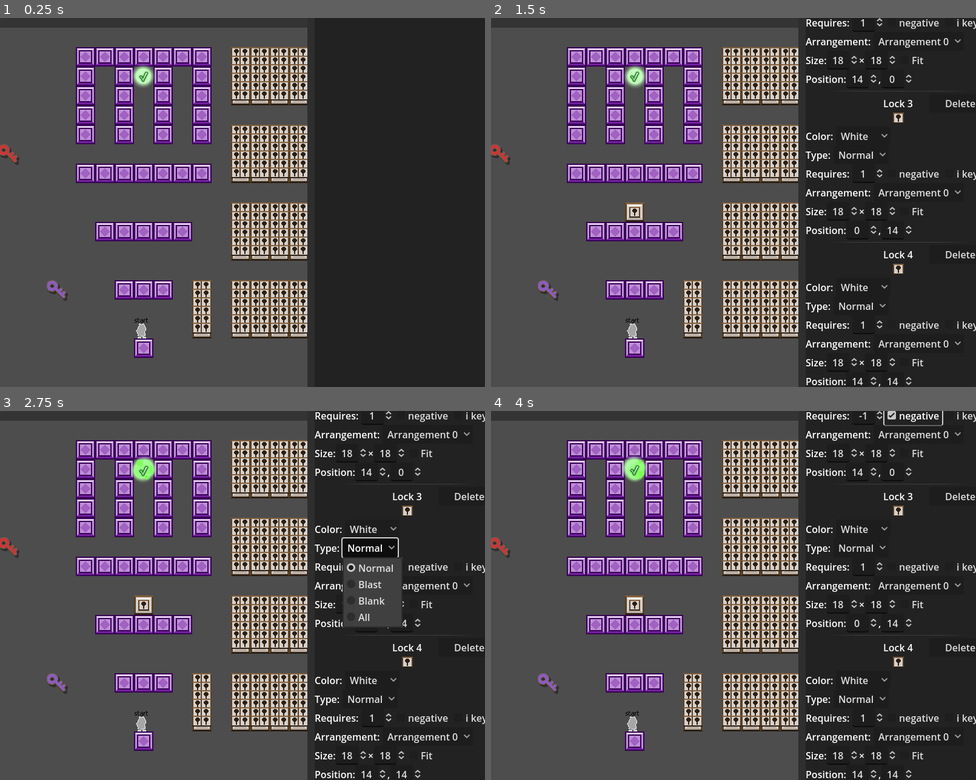
Above: before the commit, frames 1-4 (two rows, left to right).
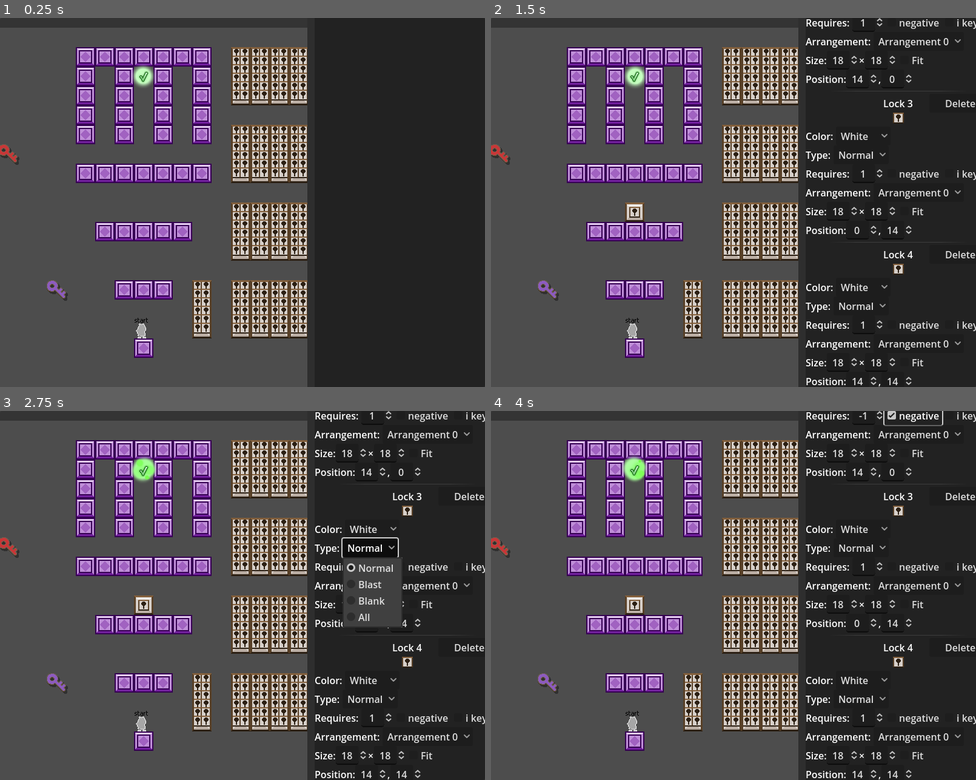
Above: after the commit, the same moments.

Repository: L4Vo5/i-wanna-lockpick-editor
Game: Godot game, scene res://editor/editor.tscn
Same seed, same stepped clock (60 frames per second), same inputs: the game is played once before the commit and once after it.
Inputs (mouse positions are in pixels of both pictures, inside the frame that each line leads up to):
- Up to frame 1 (0.25 s): no input
- Up to frame 2 (1.5 s): tap Enter at 0.5 s; move the mouse to (636, 213) at 0.52 s; hold Right (right) 0.53-1.28 s; hold X (master) 0.53-1.28 s; click (636, 213) at 0.67 s; tap Shift (jump) at 0.77 s; tap R (restart) at 1.25 s; move the mouse to (733, 77) at 1.27 s; hold Left (left) from 1.28 s (still down); tap Up (fast) at 1.35 s; click (733, 77) at 1.42 s
- Up to frame 3 (2.75 s): tap Shift (jump) at 1.52 s; tap X (master) at 1.55 s; release Left (left) at 2 s; click "Normal" at 2 s
- Up to frame 4 (4 s): click "Normal" at 2.75 s; click "negative" at 3.5 s

The runs differ from the first frame. In frame 1, 0.8% of the frame differs, in the area x 39-64%, y 8-86%; in frame 2, 0.8%; in frame 3, 0.8%; in frame 4, 0.8%.
Error in both runs: Cannot call method 'get_16' on a null value. (res://misc/SaveLoad.gd:38)

Commit message:
Some perf improvements already

Diff:
--- a/level_elements/doors_locks/door.gd
+++ b/level_elements/doors_locks/door.gd
@@ -23,18 +23,6 @@
 		_connect_door_data()
 @export var ignore_collisions := false
 
-@onready var color_light: NinePatchRect = %ColorLight
-@onready var color_mid: NinePatchRect = %ColorMid
-@onready var color_dark: NinePatchRect = %ColorDark
-@onready var special_anim: Sprite2D = %SpecialAnim # master and pure
-@onready var stone_texture: TextureRect = %StoneTexture
-@onready var glitch: Control = %Glitch
-
-@onready var frame_light: NinePatchRect = %FrameLight
-@onready var frame_mid: NinePatchRect = %FrameMid
-@onready var frame_dark: NinePatchRect = %FrameDark
-
-
 @onready var static_body := %StaticBody2D as StaticBody2D
 @onready var lock_holder := %LockHolder as Control
 
@@ -49,9 +37,12 @@
 var using_i_view_colors := false
 var level: Level = null
 
+
 var is_ready := false
 func _ready() -> void:
 	assert(PerfManager.start("Door::_ready"))
+	_create_canvas_items()
+
 	is_ready = true
 	static_body.disable_mode = CollisionObject2D.DISABLE_MODE_REMOVE
 	copies.minimum_size_changed.connect(position_copies)
@@ -65,6 +56,10 @@
 	connect_level()
 	assert(PerfManager.end("Door::_ready"))
 
+func _notification(what: int) -> void:
+	if what == NOTIFICATION_PREDELETE:
+		_destroy_canvas_items()
+
 func _connect_door_data() -> void:
 	if not is_instance_valid(door_data): return
 	# TODO: Don't be lazy lol. locks are hard to create so this might suck for editor performance
@@ -85,7 +80,8 @@
 		_on_changed_glitch_color()
 
 func _physics_process(_delta: float) -> void:
-	special_anim.frame = floori(Global.time / Rendering.SPECIAL_ANIM_SPEED) % special_anim.hframes * special_anim.vframes
+	# TODO: not every frame (done for the gold/pure anims)
+	_draw_base()
 
 	if not is_instance_valid(door_data): return
 	var text := ""
@@ -100,10 +96,16 @@
 		# the event should be accepted on the signal receiver's side
 
 var update_everything_count := 0
-
 func update_everything() -> void:
 	if not is_instance_valid(door_data): return
 	assert(PerfManager.start(&"Door::update_everything"))
+#	for child in get_children():
+#		if child.has_method("hide"):
+#			child.hide()
+
+	_draw_base()
+	_draw_frame()
+
 	update_everything_count += 1
 #	if door_data.locks.size() == 2 and not Global.in_editor:
 #		if Global.has_meta("who"):
@@ -164,9 +166,10 @@
 	if not is_instance_valid(door_data): return
 	if not using_i_view_colors: return
 	var hue := fmod((Global.physics_step * 0.75) / 255.0, 1.0)
-	frame_light.modulate = Color.from_hsv(hue, Rendering.frame_s_v[1][0], Rendering.frame_s_v[1][1])
-	frame_mid.modulate = Color.from_hsv(hue, Rendering.frame_s_v[0][0], Rendering.frame_s_v[0][1])
-	frame_dark.modulate = Color.from_hsv(hue, Rendering.frame_s_v[2][0], Rendering.frame_s_v[2][1])
+	assert(false, "todo")
+#	frame_light.modulate = Color.from_hsv(hue, Rendering.frame_s_v[1][0], Rendering.frame_s_v[1][1])
+#	frame_mid.modulate = Color.from_hsv(hue, Rendering.frame_s_v[0][0], Rendering.frame_s_v[0][1])
+#	frame_dark.modulate = Color.from_hsv(hue, Rendering.frame_s_v[2][0], Rendering.frame_s_v[2][1])
 
 func update_textures() -> void:
 	if not is_instance_valid(door_data): return
@@ -174,58 +177,7 @@
 	size = door_data.size
 	position_copies()
 	static_body.scale = size
-	var frame_palette = Rendering.frame_colors[Enums.sign.positive if door_data.amount.real_part >= 0 else Enums.sign.negative]
-	frame_light.modulate = frame_palette[1]
-	frame_mid.modulate = frame_palette[0]
-	frame_dark.modulate = frame_palette[2]
 	i_view_colors()
-
-	color_light.hide()
-	color_mid.hide()
-	color_dark.hide()
-	special_anim.hide()
-	stone_texture.hide()
-	glitch.hide()
-
-	var used_color := door_data.outer_color
-	if door_data.get_curse(Enums.curse.brown):
-		used_color = Enums.colors.brown
-
-	if used_color == Enums.colors.glitch:
-		glitch.show()
-		if door_data.glitch_color == Enums.colors.glitch:
-			glitch.texture = preload("res://level_elements/doors_locks/textures/glitch_door.png")
-			return
-		else:
-			used_color = door_data.glitch_color
-			glitch.texture = preload("res://level_elements/doors_locks/textures/glitch_door_2.png")
-			if used_color in [Enums.colors.master, Enums.colors.pure]:
-				special_anim.show()
-				special_anim.hframes = 1
-				special_anim.scale = size / Vector2(1,58)
-				special_anim.texture = {
-					Enums.colors.master: preload("res://level_elements/doors_locks/textures/gold_glitch_door.png"),
-					Enums.colors.pure: preload("res://level_elements/doors_locks/textures/pure_glitch_door.png")
-				}[used_color]
-				return
-
-	if used_color in [Enums.colors.master, Enums.colors.pure]:
-		special_anim.show()
-		special_anim.scale = size / Vector2(1,64)
-		special_anim.hframes = 4
-		special_anim.texture = {
-			Enums.colors.master: preload("res://level_elements/doors_locks/textures/gold_gradient.png"),
-			Enums.colors.pure: preload("res://level_elements/doors_locks/textures/pure_gradient.png")
-		}[used_color]
-	elif used_color == Enums.colors.stone:
-		stone_texture.show()
-	else: # most colors
-		color_light.show()
-		color_mid.show()
-		color_dark.show()
-		color_light.modulate = Rendering.color_colors[used_color][1]
-		color_mid.modulate = Rendering.color_colors[used_color][0]
-		color_dark.modulate = Rendering.color_colors[used_color][2]
 
 func update_locks() -> void:
 	if not is_instance_valid(door_data): return
@@ -326,3 +278,112 @@
 			else:
 				level.add_debris_child(debris)
 			timer.start(20)
+
+func _create_canvas_items() -> void:
+	door_base = RenderingServer.canvas_item_create()
+	RenderingServer.canvas_item_set_parent(door_base, get_canvas_item())
+	RenderingServer.canvas_item_set_draw_index(door_base, 0)
+	door_glitch = RenderingServer.canvas_item_create()
+	RenderingServer.canvas_item_set_parent(door_glitch, get_canvas_item())
+	RenderingServer.canvas_item_set_draw_index(door_glitch, 1)
+	door_frame = RenderingServer.canvas_item_create()
+	RenderingServer.canvas_item_set_parent(door_frame, get_canvas_item())
+	RenderingServer.canvas_item_set_draw_index(door_frame, 2)
+
+	RenderingServer.canvas_item_set_material(door_glitch, GLITCH_MATERIAL.get_rid())
+
+func _destroy_canvas_items() -> void:
+	RenderingServer.free_rid(door_base)
+	RenderingServer.free_rid(door_glitch)
+	RenderingServer.free_rid(door_frame)
+
+# Door base covers the main color/texture
+var door_base: RID
+const BASE_LIGHT := preload("res://level_elements/doors_locks/textures/door_color_light.png")
+const BASE_MID := preload("res://level_elements/doors_locks/textures/door_color_mid.png")
+const BASE_DARK := preload("res://level_elements/doors_locks/textures/door_color_dark.png")
+const BASE_STONE := preload("res://level_elements/doors_locks/textures/stone_texture.png")
+const BASE_MASTER := preload("res://level_elements/doors_locks/textures/gold_gradient.png")
+const BASE_PURE := preload("res://level_elements/doors_locks/textures/pure_gradient.png")
+
+const BASE_TEX_RECT := Rect2(0, 0, 13, 15)
+const BASE_DIST := Vector2(6, 7)
+const BASE_ANIM_TILE_SIZE := Vector2(1, 64)
+
+# Glitch will pop up on top of the base if needed
+var door_glitch: RID
+const GLITCH_MATERIAL := preload("res://rendering/glitch.material")
+const GLITCH_BASE := preload("res://level_elements/doors_locks/textures/glitch_door.png")
+const GLITCH_BASE_SHARED := preload("res://level_elements/doors_locks/textures/glitch_door_2.png")
+const GLITCH_MASTER := preload("res://level_elements/doors_locks/textures/gold_glitch_door.png")
+const GLITCH_PURE := preload("res://level_elements/doors_locks/textures/pure_glitch_door.png")
+const GLITCH_2_RECT := Rect2(0, 0, 58, 58)
+const GLITCH_2_DIST := Vector2(6, 6)
+
+func _draw_base() -> void:
+	if not is_instance_valid(door_data): return
+	assert(BASE_TEX_RECT.size == BASE_LIGHT.get_size())
+	assert(BASE_TEX_RECT.size == BASE_MID.get_size())
+	assert(BASE_TEX_RECT.size == BASE_DARK.get_size())
+	assert(BASE_TEX_RECT.size == GLITCH_BASE.get_size())
+	assert(GLITCH_2_RECT.size == GLITCH_BASE_SHARED.get_size())
+	assert(BASE_ANIM_TILE_SIZE * Vector2(4, 1) == BASE_MASTER.get_size())
+	assert(BASE_ANIM_TILE_SIZE * Vector2(4, 1) == BASE_PURE.get_size())
+
+	RenderingServer.canvas_item_clear(door_base)
+	RenderingServer.canvas_item_clear(door_glitch)
+	var rect := Rect2(Vector2(3,3),door_data.size - Vector2i(6, 6))
+	var used_color := door_data.outer_color
+	if door_data.get_curse(Enums.curse.brown):
+		used_color = Enums.colors.brown
+
+	# Glitch is a special boy...
+	var is_glitch := false
+	if used_color == Enums.colors.glitch:
+		is_glitch = true
+		if door_data.glitch_color == Enums.colors.glitch:
+			RenderingServer.canvas_item_add_nine_patch(door_glitch, rect, BASE_TEX_RECT, GLITCH_BASE.get_rid(), BASE_DIST, BASE_DIST)
+			return
+		else:
+			used_color = door_data.glitch_color
+
+			RenderingServer.canvas_item_add_nine_patch(door_glitch, rect, GLITCH_2_RECT, GLITCH_BASE_SHARED.get_rid(), GLITCH_2_DIST, GLITCH_2_DIST, RenderingServer.NINE_PATCH_TILE, RenderingServer.NINE_PATCH_TILE)
+
+	match used_color:
+		Enums.colors.master, Enums.colors.pure:
+			var tex = (BASE_MASTER if used_color == Enums.colors.master else BASE_PURE) if not is_glitch else (GLITCH_MASTER if used_color == Enums.colors.master else GLITCH_PURE)
+			var frame = floori(Global.time / Rendering.SPECIAL_ANIM_SPEED) % 4
+			if is_glitch:
+				frame = 0
+			RenderingServer.canvas_item_add_texture_rect_region(door_base, rect, tex,
+			Rect2(BASE_ANIM_TILE_SIZE.x * frame, 0, BASE_ANIM_TILE_SIZE.x, BASE_ANIM_TILE_SIZE.y))
+		Enums.colors.stone:
+			RenderingServer.canvas_item_add_texture_rect(door_base, rect, BASE_STONE.get_rid(), true)
+		Enums.colors.none:
+			pass
+		_: # normal colors
+			# Draw top part, then middle, then bottom
+			RenderingServer.canvas_item_add_nine_patch(door_base, rect, BASE_TEX_RECT, BASE_LIGHT.get_rid(), BASE_DIST, BASE_DIST, RenderingServer.NINE_PATCH_STRETCH, RenderingServer.NINE_PATCH_STRETCH, false, Rendering.color_colors[used_color][1])
+			RenderingServer.canvas_item_add_nine_patch(door_base, rect, BASE_TEX_RECT, BASE_MID.get_rid(), BASE_DIST, BASE_DIST, RenderingServer.NINE_PATCH_STRETCH, RenderingServer.NINE_PATCH_STRETCH, true, Rendering.color_colors[used_color][0])
+			RenderingServer.canvas_item_add_nine_patch(door_base, rect, BASE_TEX_RECT, BASE_DARK.get_rid(), BASE_DIST, BASE_DIST, RenderingServer.NINE_PATCH_STRETCH, RenderingServer.NINE_PATCH_STRETCH, false, Rendering.color_colors[used_color][2])
+
+# Frame. Duh.
+var door_frame: RID
+const FRAME_LIGHT := preload("res://level_elements/doors_locks/textures/door_frame_light.png")
+const FRAME_MID := preload("res://level_elements/doors_locks/textures/door_frame_mid.png")
+const FRAME_DARK := preload("res://level_elements/doors_locks/textures/door_frame_dark.png")
+const FRAME_TEXT_RECT := Rect2(0, 0, 7, 7)
+const FRAME_TL := Vector2(4, 4)
+const FRAME_BR := Vector2(4, 4)
+func _draw_frame() -> void:
+	if not is_instance_valid(door_data): return
+	var rect := Rect2(Vector2.ZERO,door_data.size)
+	RenderingServer.canvas_item_clear(door_frame)
+	var frame_palette = Rendering.frame_colors[Enums.sign.positive if door_data.amount.real_part >= 0 else Enums.sign.negative]
+	RenderingServer.canvas_item_add_nine_patch(door_frame, rect, FRAME_TEXT_RECT, FRAME_LIGHT.get_rid(), FRAME_TL, FRAME_BR, RenderingServer.NINE_PATCH_STRETCH, RenderingServer.NINE_PATCH_STRETCH, false,  frame_palette[1])
+	RenderingServer.canvas_item_add_nine_patch(door_frame, rect, FRAME_TEXT_RECT, FRAME_MID.get_rid(), FRAME_TL, FRAME_BR, RenderingServer.NINE_PATCH_STRETCH, RenderingServer.NINE_PATCH_STRETCH, true, frame_palette[0])
+	RenderingServer.canvas_item_add_nine_patch(door_frame, rect, FRAME_TEXT_RECT, FRAME_DARK.get_rid(), FRAME_TL, FRAME_BR, RenderingServer.NINE_PATCH_STRETCH, RenderingServer.NINE_PATCH_STRETCH, false, frame_palette[2])
+
+
+func _draw() -> void:
+	pass
--- a/level_elements/doors_locks/door.tscn
+++ b/level_elements/doors_locks/door.tscn
@@ -1,17 +1,6 @@
-[gd_scene load_steps=20 format=3 uid="uid://h5opptcugh0i"]
+[gd_scene load_steps=9 format=3 uid="uid://h5opptcugh0i"]
 
 [ext_resource type="Script" path="res://level_elements/doors_locks/door.gd" id="1_sybd2"]
-[ext_resource type="Texture2D" uid="uid://cfhmg7cp4bhcs" path="res://level_elements/doors_locks/textures/door_color_light.png" id="5_x4fy6"]
-[ext_resource type="Texture2D" uid="uid://bnnlmpfvgiaga" path="res://level_elements/doors_locks/textures/door_color_mid.png" id="6_yqky5"]
-[ext_resource type="Texture2D" uid="uid://252neirmxm6w" path="res://level_elements/doors_locks/textures/door_color_dark.png" id="7_fd7pd"]
-[ext_resource type="Texture2D" uid="uid://dk7hvp2syhlt6" path="res://level_elements/doors_locks/textures/stone_texture.png" id="8_5nlc6"]
-[ext_resource type="Texture2D" uid="uid://cbdrxilu4i11y" path="res://level_elements/doors_locks/textures/gold_glitch_door.png" id="9_aduyf"]
-[ext_resource type="Material" uid="uid://b1go7gviuk2jc" path="res://rendering/glitch.material" id="10_fcdv2"]
-[ext_resource type="Texture2D" uid="uid://b1d4n3mlkp7nn" path="res://level_elements/doors_locks/textures/glitch_door.png" id="11_vmdn8"]
-[ext_resource type="Texture2D" uid="uid://hxpxqwc4s4bx" path="res://level_elements/doors_locks/textures/door_frame_texture_pos.png" id="12_pyubt"]
-[ext_resource type="Texture2D" uid="uid://b300fyhgkmlja" path="res://level_elements/doors_locks/textures/door_frame_light.png" id="13_sklu7"]
-[ext_resource type="Texture2D" uid="uid://d4lgl6u0642bn" path="res://level_elements/doors_locks/textures/door_frame_mid.png" id="14_qjd2f"]
-[ext_resource type="Texture2D" uid="uid://cqwfx0awl2b6c" path="res://level_elements/doors_locks/textures/door_frame_dark.png" id="15_7rfx4"]
 [ext_resource type="PackedScene" uid="uid://dh6h46bjp6c2s" path="res://level_elements/doors_locks/curses/erosion.tscn" id="16_pntfj"]
 [ext_resource type="PackedScene" path="res://level_elements/doors_locks/curses/paint.tscn" id="17_oiull"]
 [ext_resource type="PackedScene" uid="uid://dnfyqi6rplh85" path="res://level_elements/doors_locks/curses/ice.tscn" id="18_qg5bk"]
@@ -27,121 +16,6 @@
 offset_right = 32.0
 offset_bottom = 32.0
 script = ExtResource("1_sybd2")
-
-[node name="ColorLight" type="NinePatchRect" parent="."]
-unique_name_in_owner = true
-modulate = Color(0.929412, 0.917647, 0.905882, 1)
-layout_mode = 2
-texture = ExtResource("5_x4fy6")
-region_rect = Rect2(0, 0, 17, 19)
-patch_margin_left = 9
-patch_margin_top = 10
-patch_margin_right = 9
-patch_margin_bottom = 10
-
-[node name="ColorMid" type="NinePatchRect" parent="."]
-unique_name_in_owner = true
-modulate = Color(0.839216, 0.811765, 0.788235, 1)
-layout_mode = 2
-texture = ExtResource("6_yqky5")
-region_rect = Rect2(0, 0, 17, 19)
-patch_margin_left = 9
-patch_margin_top = 10
-patch_margin_right = 9
-patch_margin_bottom = 10
-
-[node name="ColorDark" type="NinePatchRect" parent="."]
-unique_name_in_owner = true
-modulate = Color(0.733333, 0.682353, 0.643137, 1)
-layout_mode = 2
-texture = ExtResource("7_fd7pd")
-region_rect = Rect2(0, 0, 17, 19)
-patch_margin_left = 9
-patch_margin_top = 10
-patch_margin_right = 9
-patch_margin_bottom = 10
-
-[node name="StoneTexture" type="TextureRect" parent="."]
-unique_name_in_owner = true
-visible = false
-layout_mode = 2
-mouse_filter = 2
-texture = ExtResource("8_5nlc6")
-expand_mode = 1
-stretch_mode = 1
-
-[node name="SpecialAnim" type="Sprite2D" parent="."]
-unique_name_in_owner = true
-visible = false
-scale = Vector2(32, 0.551724)
-texture = ExtResource("9_aduyf")
-centered = false
-
-[node name="Glitch" type="MarginContainer" parent="."]
-modulate = Color(0.196078, 0.588235, 0, 1)
-layout_mode = 2
-mouse_filter = 2
-theme_override_constants/margin_left = 3
-theme_override_constants/margin_top = 3
-theme_override_constants/margin_right = 3
-theme_override_constants/margin_bottom = 3
-
-[node name="Glitch" type="NinePatchRect" parent="Glitch"]
-unique_name_in_owner = true
-visible = false
-modulate = Color(0.196078, 0.588235, 0, 1)
-material = ExtResource("10_fcdv2")
-layout_mode = 2
-texture = ExtResource("11_vmdn8")
-patch_margin_left = 6
-patch_margin_top = 6
-patch_margin_right = 6
-patch_margin_bottom = 6
-axis_stretch_horizontal = 1
-axis_stretch_vertical = 1
-
-[node name="Frame" type="NinePatchRect" parent="."]
-unique_name_in_owner = true
-layout_mode = 2
-texture = ExtResource("12_pyubt")
-region_rect = Rect2(0, 0, 7, 7)
-patch_margin_left = 4
-patch_margin_top = 4
-patch_margin_right = 4
-patch_margin_bottom = 4
-
-[node name="FrameLight" type="NinePatchRect" parent="."]
-unique_name_in_owner = true
-modulate = Color(0.517647, 0.376471, 0.235294, 1)
-layout_mode = 2
-texture = ExtResource("13_sklu7")
-region_rect = Rect2(0, 0, 7, 7)
-patch_margin_left = 4
-patch_margin_top = 4
-patch_margin_right = 4
-patch_margin_bottom = 4
-
-[node name="FrameMid" type="NinePatchRect" parent="."]
-unique_name_in_owner = true
-modulate = Color(0.345098, 0.25098, 0.152941, 1)
-layout_mode = 2
-texture = ExtResource("14_qjd2f")
-region_rect = Rect2(0, 0, 7, 7)
-patch_margin_left = 4
-patch_margin_top = 4
-patch_margin_right = 4
-patch_margin_bottom = 4
-
-[node name="FrameDark" type="NinePatchRect" parent="."]
-unique_name_in_owner = true
-modulate = Color(0.172549, 0.12549, 0.0784314, 1)
-layout_mode = 2
-texture = ExtResource("15_7rfx4")
-region_rect = Rect2(0, 0, 7, 7)
-patch_margin_left = 4
-patch_margin_top = 4
-patch_margin_right = 4
-patch_margin_bottom = 4
 
 [node name="StaticBody2D" type="StaticBody2D" parent="."]
 unique_name_in_owner = true
--- a/level_elements/level.gd
+++ b/level_elements/level.gd
@@ -128,9 +128,11 @@
 	if not is_ready: return
 	assert(PerfManager.start("Level::reset"))
 	# Clear everything
-	for child in doors.get_children():
-		child.queue_free()
+	for door in doors.get_children():
+		doors.remove_child(door)
+		door.queue_free()
 	for key in keys.get_children():
+		keys.remove_child(key)
 		key.queue_free()
 	glitch_color = Enums.colors.glitch
 	for color in key_counts.keys():
@@ -216,6 +218,7 @@
 	var pos := level_data.doors.find(door.get_meta(&"original_door_data"))
 	assert(pos != -1)
 	level_data.doors.remove_at(pos)
+	doors.remove_child(door)
 	door.queue_free()
 	level_data.changed_doors.emit()
 
@@ -242,6 +245,7 @@
 	var pos := level_data.keys.find(key.get_meta(&"original_key_data"))
 	assert(pos != -1)
 	level_data.keys.remove_at(pos)
+	keys.remove_child(key)
 	key.queue_free()
 	level_data.changed_keys.emit()
 
--- a/misc/perf_manager.gd
+++ b/misc/perf_manager.gd
@@ -1,3 +1,4 @@
+@tool
 extends Node
 
 # each key is [total time, sub-time] where sub-time deducts other measured times that happened in between
@@ -7,12 +8,14 @@
 var stack: Array[Array] = []
 
 func _input(event: InputEvent) -> void:
+	if Global.in_editor: return
 	if event is InputEventKey:
 		if event.is_pressed():
 			if event.keycode == KEY_F12:
 				print_report()
 
 func start(who: StringName) -> bool:
+	if Global.in_editor: return true
 	_create(who)
 	# "pause" the last one
 	if stack.size() != 0:
@@ -23,6 +26,7 @@
 	return true
 
 func end(who: StringName) -> bool:
+	if Global.in_editor: return true
 	var data = stack.pop_back()
 	assert(data[0] == who)
 	data[3] += Time.get_ticks_usec() - data[2]
@@ -36,17 +40,20 @@
 	return true
 
 func clear() -> void:
+	if Global.in_editor: return
 	check_balances()
 	times.clear()
 	balance.clear()
 	stack.clear()
 
 func check_balances() -> void:
+	if Global.in_editor: return
 	for b in balance.values():
 		assert(b == 0)
 	assert(stack.is_empty())
 
 func print_report() -> void:
+	if Global.in_editor: return
 	check_balances()
 	for key in times:
 		print_rich("%s: [b]%s[/b] ms total, [b]%s[/b] ms self" % [key, times[key][0] / 1000.0, times[key][1] / 1000.0])
@@ -58,10 +65,13 @@
 		times[who] = [0, 0]
 
 func _ready() -> void:
+	if Global.in_editor: return
+	print("node count before: %d" % get_tree().get_node_count())
 	var l = preload("res://level_elements/level.tscn").instantiate()
 	l.level_data = SaveLoad.load_from("user://levels/many doors.lvl")
 	add_child(l)
-	test_func(l.reset, 1)
+	test_func(l.reset, 3)
+	print("node count after: %d" % get_tree().get_node_count())
 	l.queue_free()
 
 func test_func(f: Callable, repetitions: int) -> void:
Not shown: 4 places in editor/door_editor.tscn that only renumber resources
Not shown: 4 places in editor/editor.tscn that only renumber resources
Not shown: 3 places in editor/key_editor.tscn that only renumber resources
Binary file changed: level_elements/doors_locks/textures/door_color_dark.png
Binary file changed: level_elements/doors_locks/textures/door_color_light.png
Binary file changed: level_elements/doors_locks/textures/door_color_mid.png
Binary file changed: level_elements/doors_locks/textures/glitch_door.png
